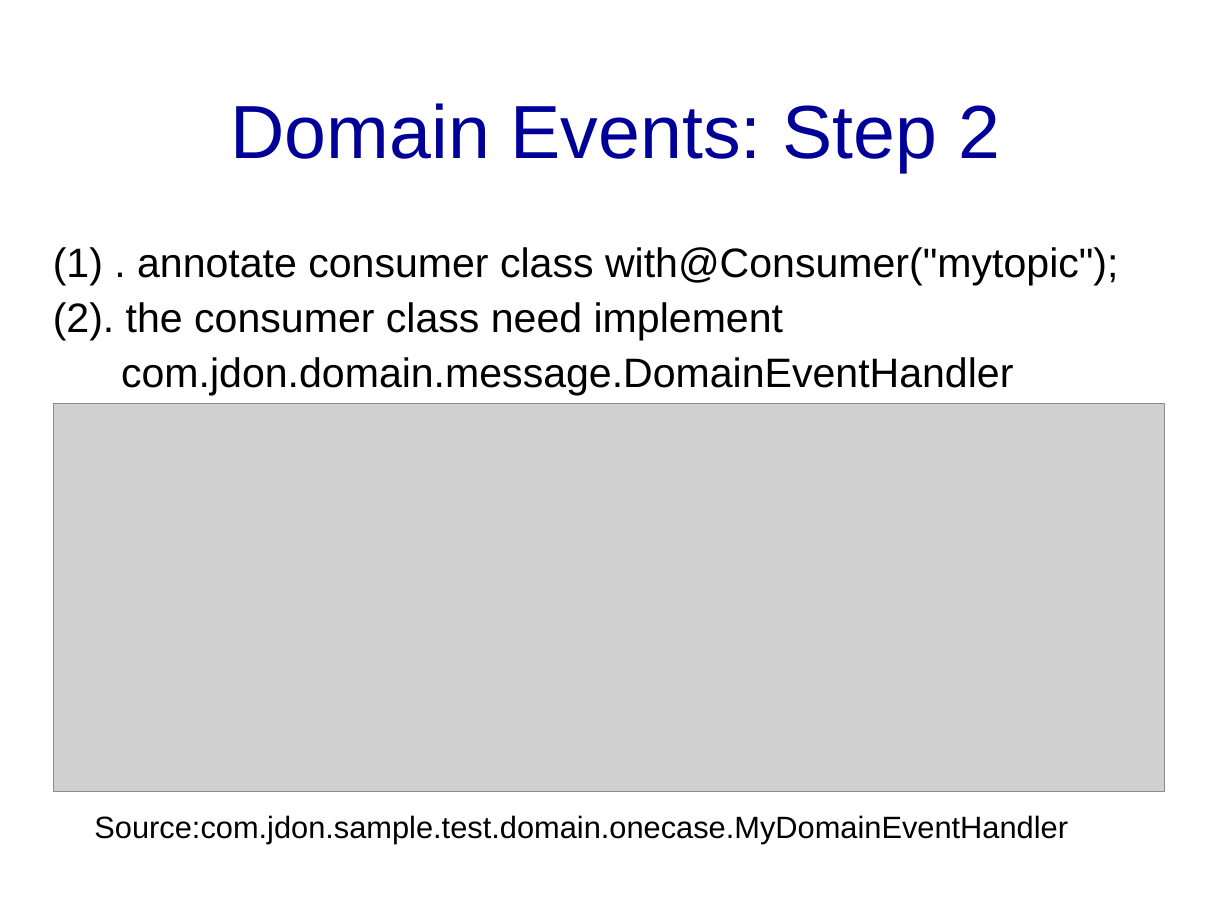
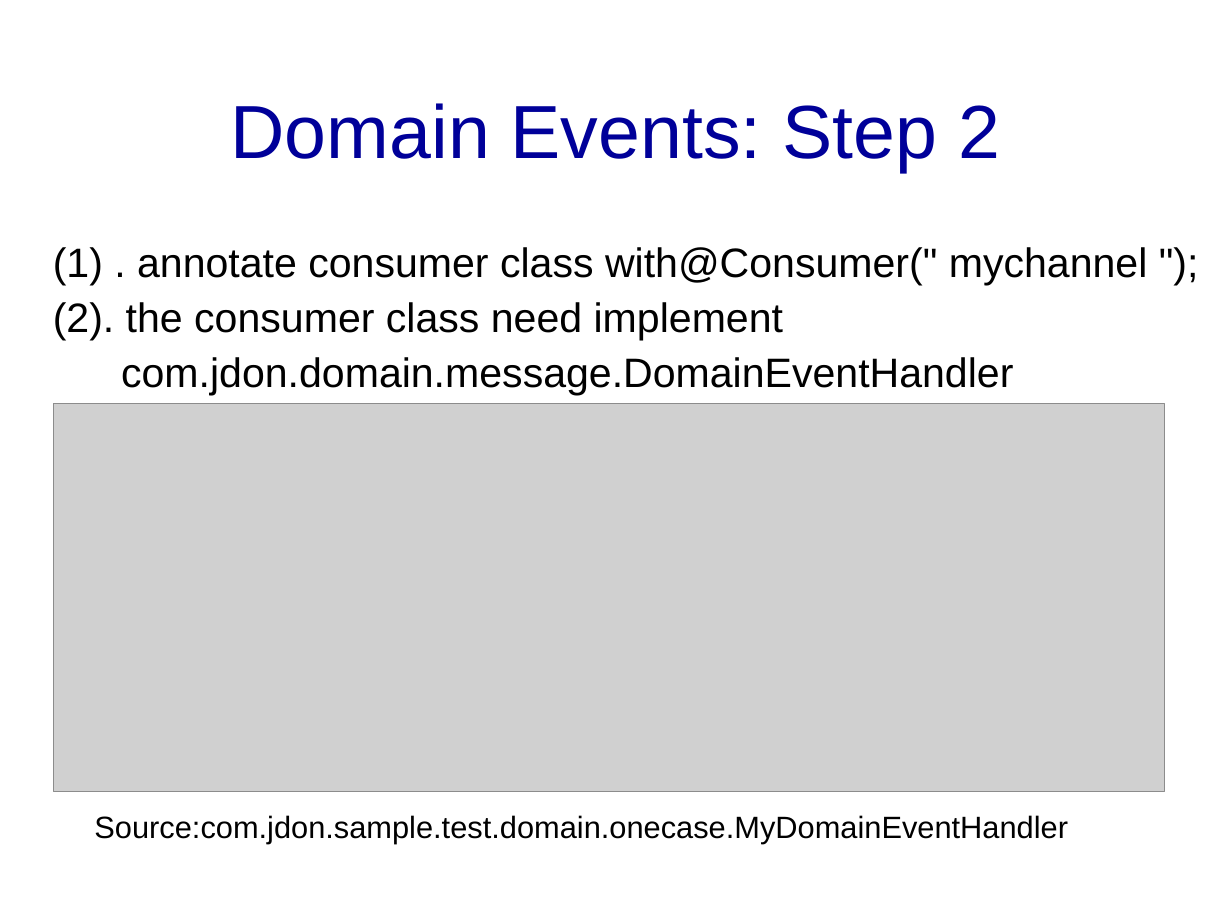
Before and after one commit to banq/jdonframework, a slide deck: slide 18 of doc/english/JdonFramework.ppt. Drawn at 1232x924 pixels with LibreOffice and Linux fonts; fonts in the diff are those of the drawing; grey boxes stand for pictures; background and template pictures are left out. Boxes give left, top, right and bottom in pixels: in the first picture for what was removed or moved away, otherwise in the second. Text is boxed around its words. In the diff, an @@ line names an element or a change of style, - is before the commit and + after.

```diff
--- a/doc/english/JdonFramework.ppt
+++ b/doc/english/JdonFramework.ppt
@@ text at box(53, 247, 1148, 286): text changed @@
-(1) . annotate consumer class with@Consumer("mytopic");
+(1) . annotate consumer class with@Consumer(" mychannel ");
```
Also in this commit, not shown: 2 other slides changed, 1 slide added, 2 other files.
